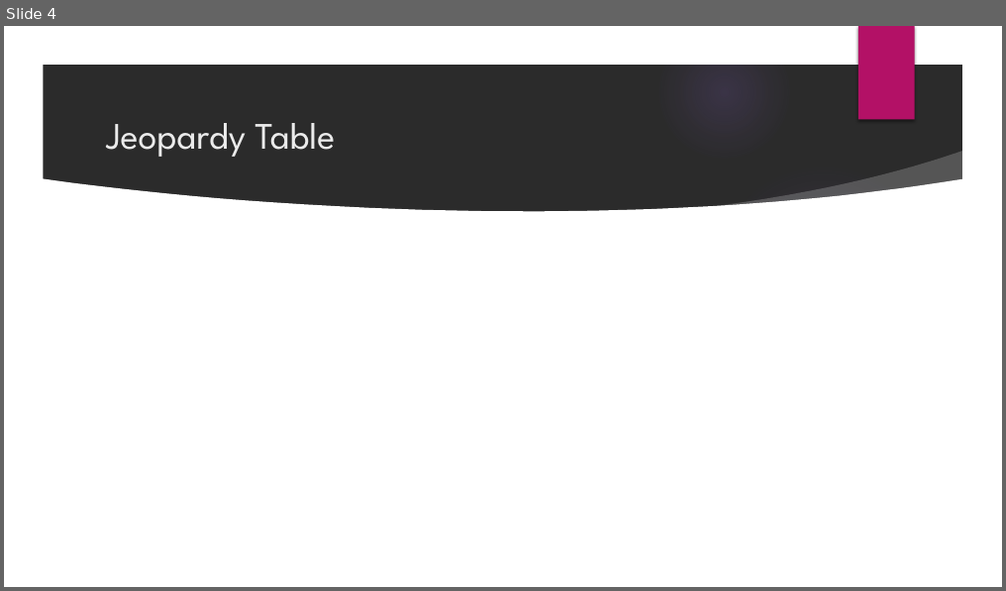
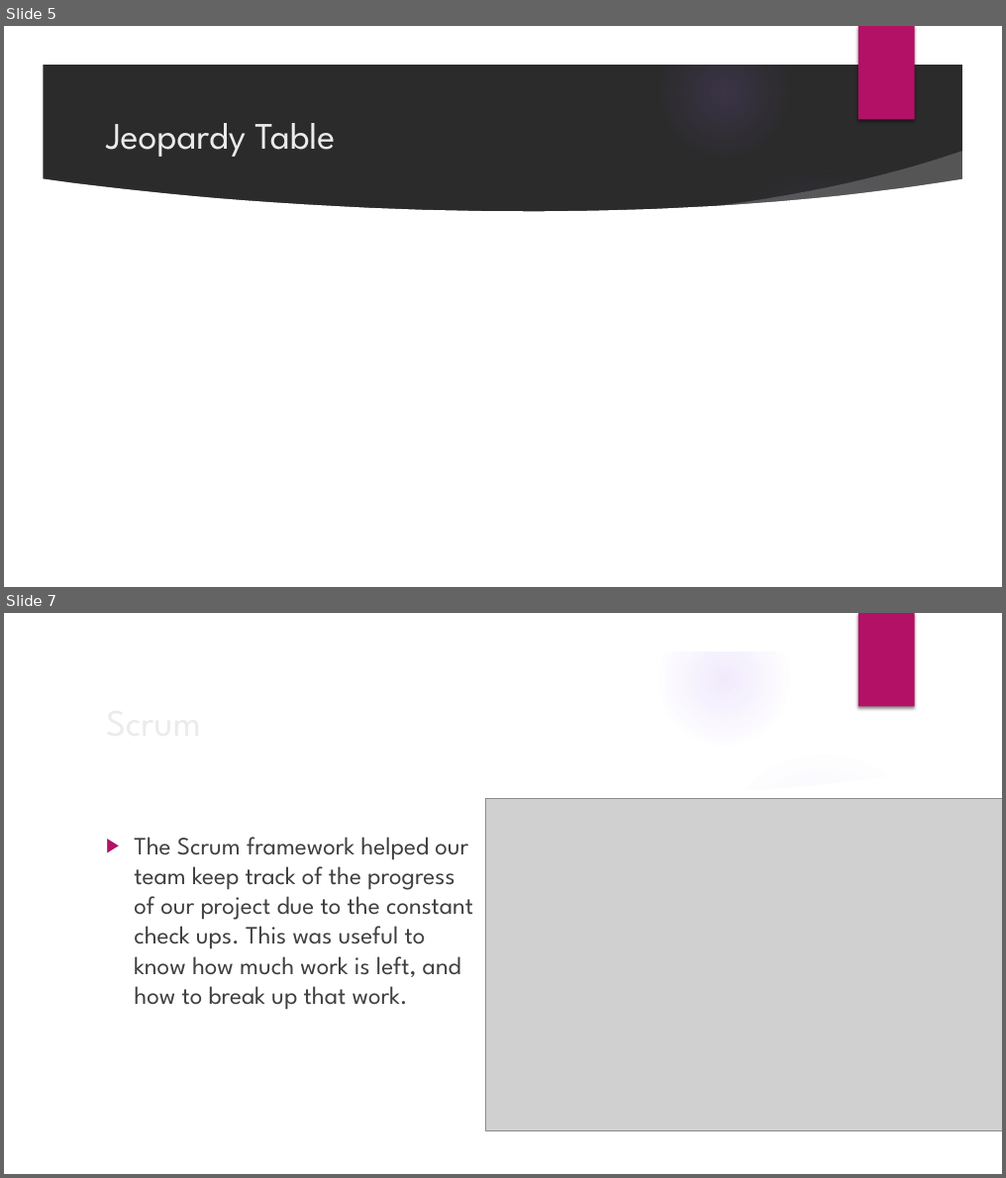
Before and after one commit to Jac-k1/jeopardy, a slide deck: jeopardy.pptx. Shown one above the other, each under a label of ours: slide 4 before the commit, slides 5 and 7 after it; the slides between them are not shown. The pictures are 1006x591 and 1006x1178 pixels, drawn with LibreOffice and Linux fonts; fonts in the diff are those of the drawing; grey boxes stand for pictures; background and template pictures are left out; a plain dark background stands for a picture behind light text. Boxes give left, top, right and bottom in pixels: in the first picture for what was removed or moved away, otherwise in the second. Text is boxed around its words. In the diff, an @@ line names an element or a change of style, - is before the commit and + after.

```diff
--- a/jeopardy.pptx
+++ b/jeopardy.pptx
@@ slide 7 added at (4, 613, 1002, 1174), background picture (left out); not listed: 9 template elements that a slide beside it also shows @@
@@ title added at (98, 692, 816, 750), 36 pt, text #EBEBEB @@
+Scrum
@@ picture added at (485, 799, 1002, 1131) @@
@@ text added at (134, 837, 473, 1010), 24 pt, text #404040 @@
+▶ The Scrum framework helped our team keep track of the progress of our project due to the constant check ups. This was useful to know how much work is left, and how to break up that work.
@@ what was slide 4 is now slide 5 @@
```
Also in this commit, not shown: 3 other slides added, 1 slide removed.
